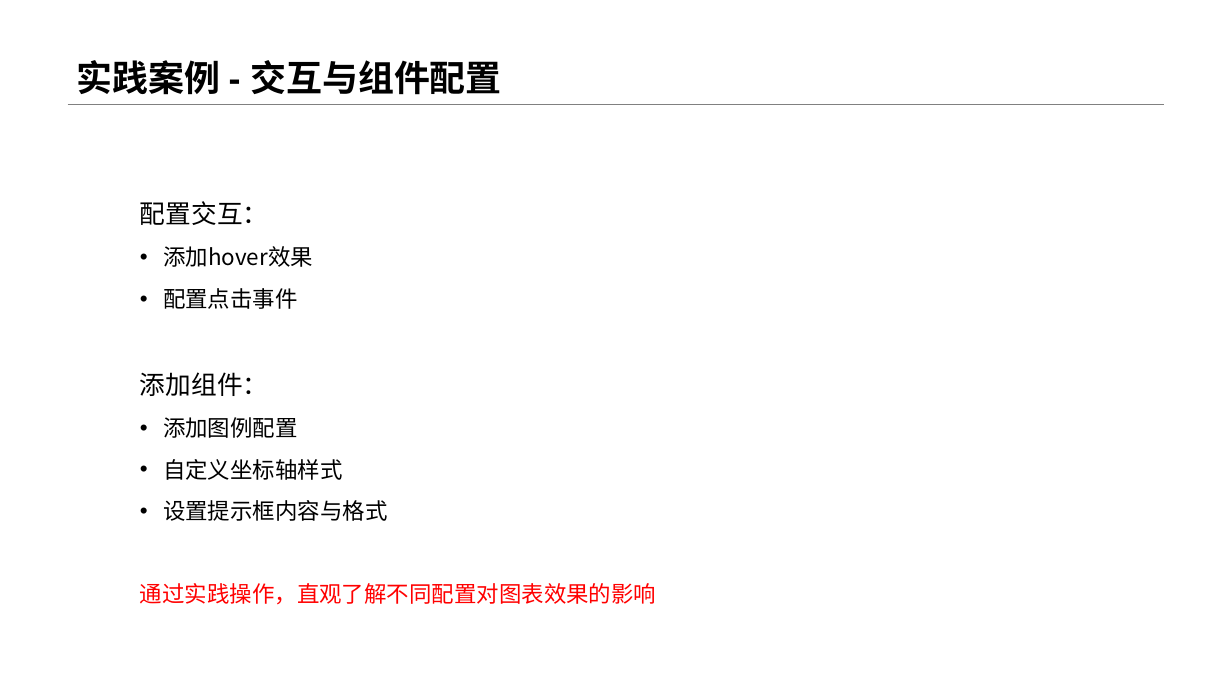
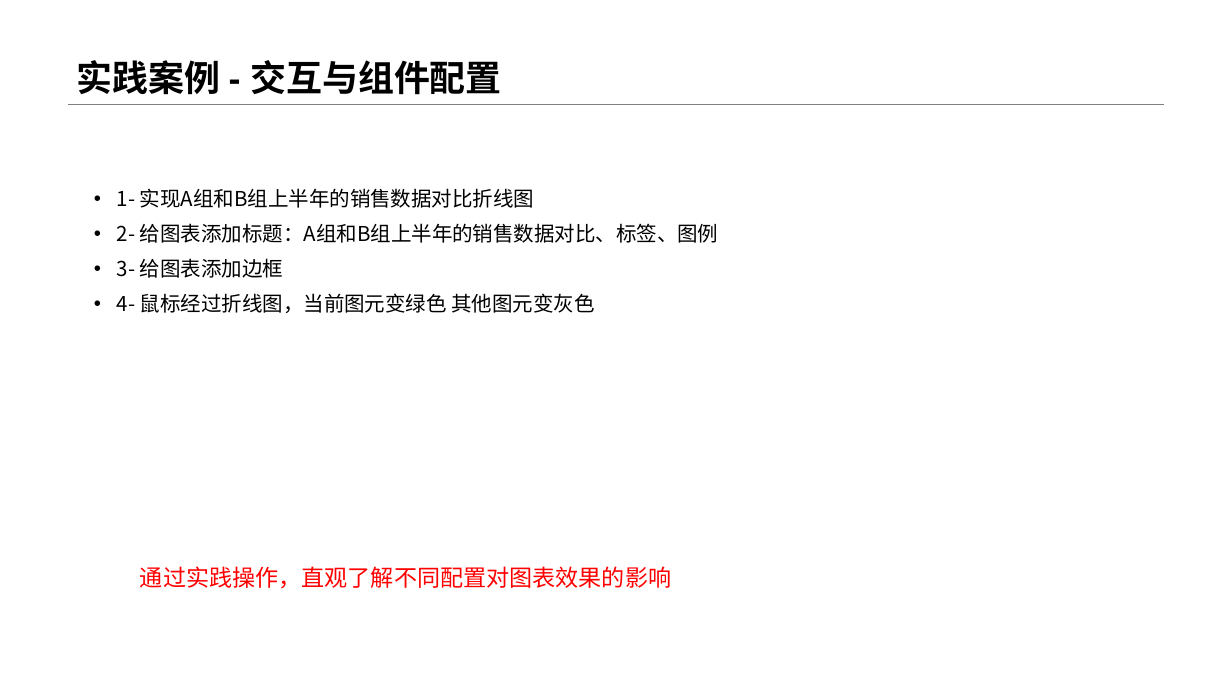
Before and after one commit to menglin1997/vchartCourse, a slide deck: slide 9 of code/Chapter 2 - Detailed Explanation of Chart Concepts/05- Chart composition/05-图表组成.pptx (slide 10 before the commit). Drawn at 1232x693 pixels with LibreOffice and Linux fonts; fonts in the diff are those of the drawing. Boxes give left, top, right and bottom in pixels: in the first picture for what was removed or moved away, otherwise in the second. Text is boxed around its words. In the diff, an @@ line names an element or a change of style, - is before the commit and + after.

```diff
--- a/code/Chapter 2 - Detailed Explanation of Chart Concepts/05- Chart composition/05-图表组成.pptx
+++ b/code/Chapter 2 - Detailed Explanation of Chart Concepts/05- Chart composition/05-图表组成.pptx
@@ text at (x1=117, y1=188, x2=719, y2=313): text changed; size 17.5 to 16 pt @@
-  配置交互：
-  • 添加hover效果
-  • 配置点击事件
-  添加组件：
-  • 添加图例配置
-  • 自定义坐标轴样式
-  • 设置提示框内容与格式
+• 1- 实现A组和B组上半年的销售数据对比折线图
+• 2- 给图表添加标题：A组和B组上半年的销售数据对比、标签、图例
+• 3- 给图表添加边框
+• 4- 鼠标经过折线图，当前图元变绿色 其他图元变灰色
@@ text at (x1=140, y1=566, x2=671, y2=589): size 17.5 to 18 pt in "通过实践操作，直观了解不同配置对图表效果的影响"; line spacing 1.3 to 1.5 @@
```
Also in this commit, not shown: 1 slide removed, 3 other files.
